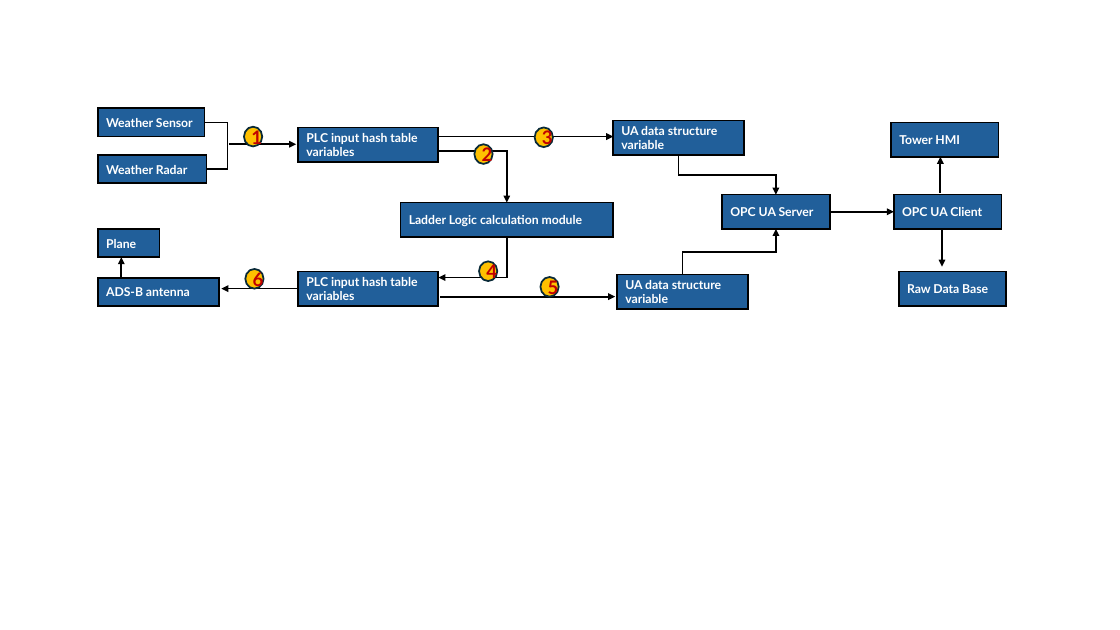
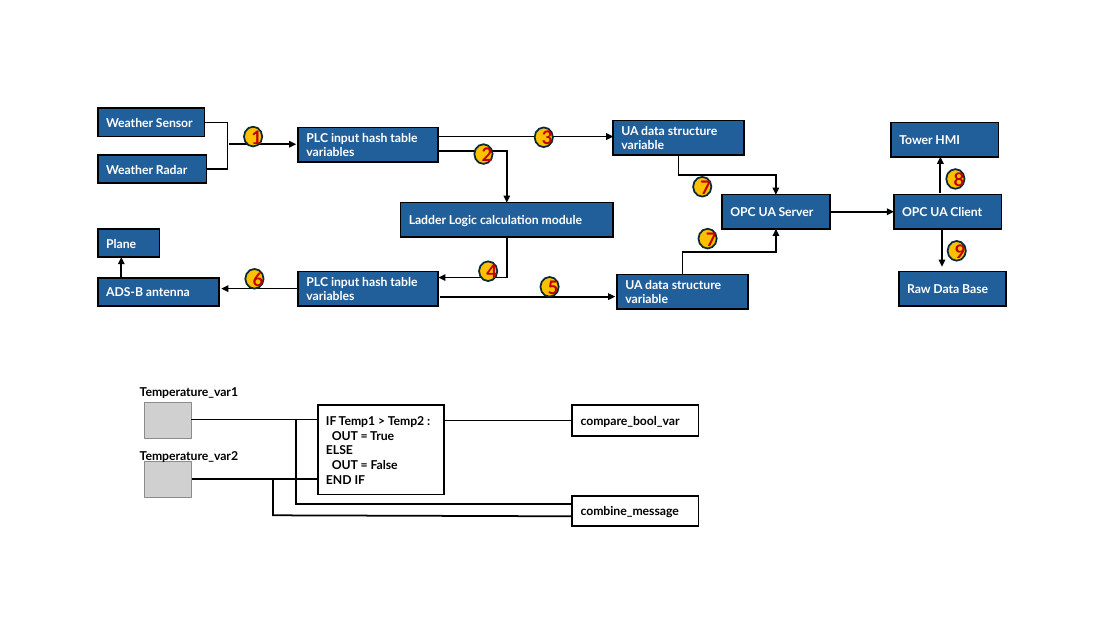
Before and after one commit to LiuYuancheng/PLC_and_RTU_Simulator, a slide deck: slide 3 of OPCUA_PLC_Simulator/doc/desigDoc.pptx. Drawn at 1120x630 pixels with LibreOffice and Linux fonts; fonts in the diff are those of the drawing; grey boxes stand for pictures. Boxes give left, top, right and bottom in pixels: in the first picture for what was removed or moved away, otherwise in the second. Text is boxed around its words. In the diff, an @@ line names an element or a change of style, - is before the commit and + after.

```diff
--- a/OPCUA_PLC_Simulator/doc/desigDoc.pptx
+++ b/OPCUA_PLC_Simulator/doc/desigDoc.pptx
@@ ellipse added at (693, 177, 712, 197), fill #FFC000, outline #092A39 1.5 pt, 16 pt, text #C00000, bold @@
+7
@@ ellipse added at (947, 169, 965, 188), fill #FFC000, outline #092A39 1.5 pt, 16 pt, text #C00000, bold @@
+8
@@ ellipse added at (699, 229, 718, 248), fill #FFC000, outline #092A39 1.5 pt, 16 pt, text #C00000, bold @@
+7
@@ ellipse added at (948, 241, 966, 260), fill #FFC000, outline #092A39 1.5 pt, 16 pt, text #C00000, bold @@
+9
@@ text added at (140, 387, 238, 398), 10.5 pt, text #000000, bold @@
+Temperature_var1
@@ picture added at (145, 402, 191, 439) @@
@@ line added from (192, 419) to (318, 419), #000000 1.5 pt @@
@@ rectangle added at (318, 405, 444, 494), fill #FFFFFF, outline #000000 1.5 pt, 10.5 pt, text #000000, bold @@
+IF Temp1 > Temp2 :
+OUT = True
+ELSE
+OUT = False
+END IF
@@ rectangle added at (572, 405, 698, 435), fill #FFFFFF, outline #000000 1.5 pt, 10.5 pt, text #000000, bold @@
+compare_bool_var
@@ line added from (296, 420) to (296, 504), #000000 1.5 pt @@
@@ line added from (445, 421) to (571, 421), #000000 1.5 pt @@
@@ text added at (140, 451, 238, 463), 10.5 pt, text #000000, bold @@
+Temperature_var2
@@ picture added at (145, 461, 191, 498) @@
@@ line added from (190, 479) to (319, 479), #000000 1.5 pt @@
@@ line added from (273, 478) to (273, 515), #000000 1.5 pt @@
@@ line added from (295, 504) to (571, 504), #000000 1.5 pt @@
@@ rectangle added at (572, 496, 698, 526), fill #FFFFFF, outline #000000 1.5 pt, 10.5 pt, text #000000, bold @@
+combine_message
@@ line added from (272, 515) to (571, 517), #000000 1.5 pt @@
```
Also in this commit, not shown: 2 other files.
